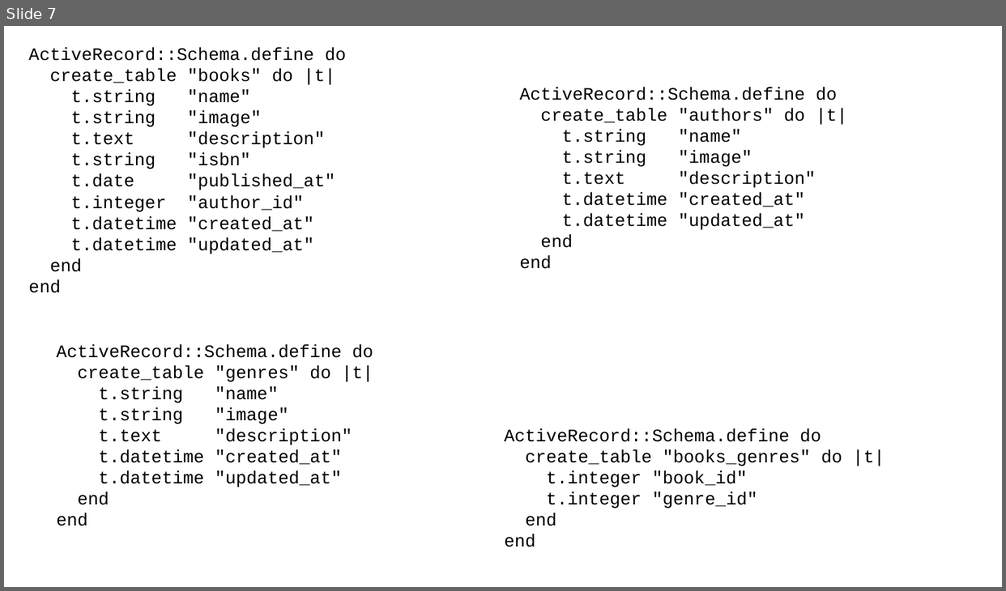
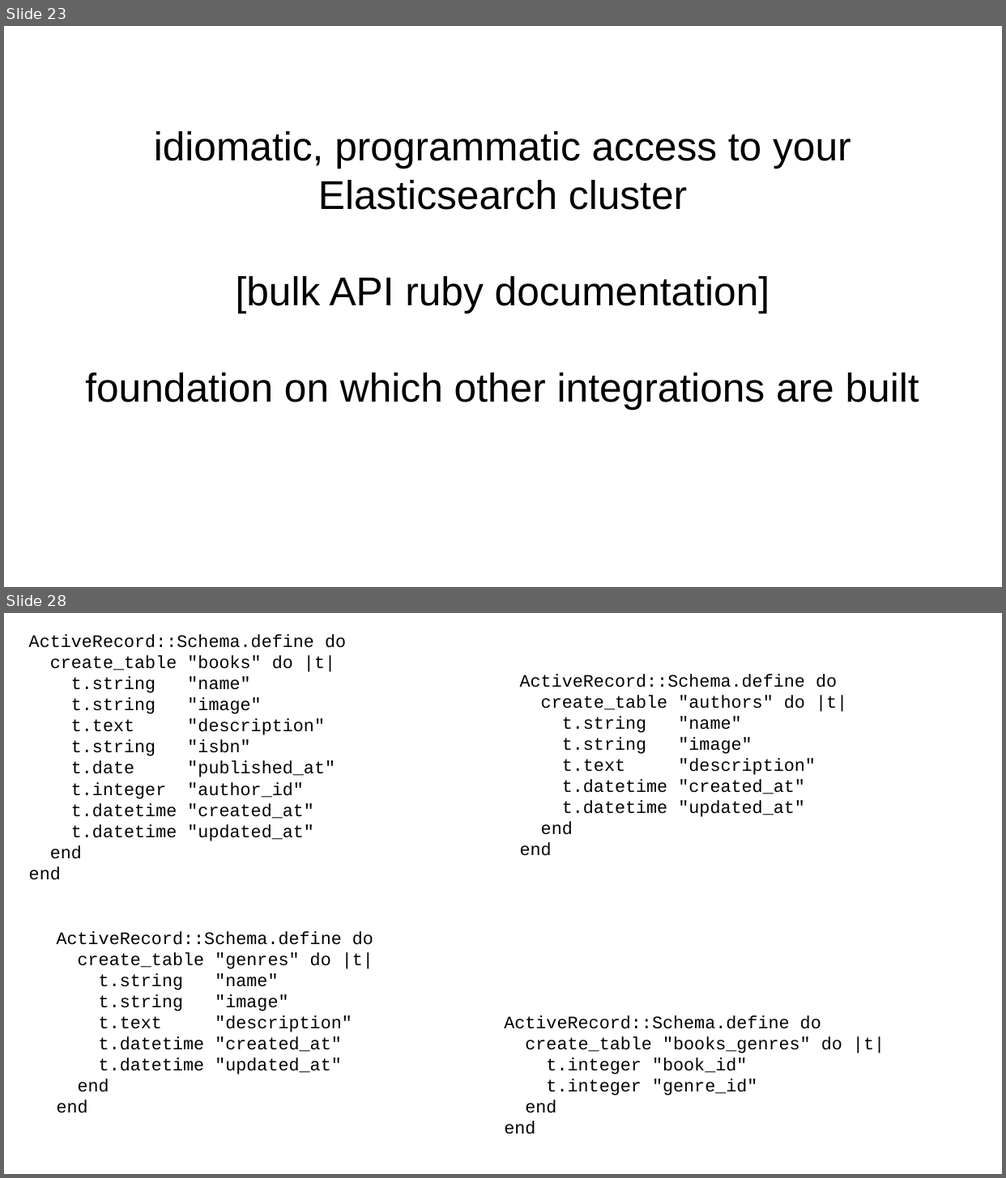
Before and after one commit to chriscressman/architecting-a-search-feature, a slide deck: presentation.odp. Shown one above the other, each under a label of ours: slide 7 before the commit, slides 23 and 28 after it; the slides between them are not shown. The pictures are 1006x591 and 1006x1178 pixels, drawn with LibreOffice and Linux fonts; fonts in the diff are those of the drawing. Boxes give left, top, right and bottom in pixels: in the first picture for what was removed or moved away, otherwise in the second. Text is boxed around its words. In the diff, an @@ line names an element or a change of style, - is before the commit and + after.

```diff
--- a/presentation.odp
+++ b/presentation.odp
@@ slide 23 added at bbox=[4, 26, 1002, 587], background #FFFFFF @@
@@ subtitle added at bbox=[85, 131, 919, 410], 32 pt, text #000000 @@
+idiomatic, programmatic access to your Elasticsearch cluster
+[bulk API ruby documentation]
+foundation on which other integrations are built
@@ what was slide 7 is now slide 28 @@
```
Also in this commit, not shown: 64 other slides added, 4 slides removed.
